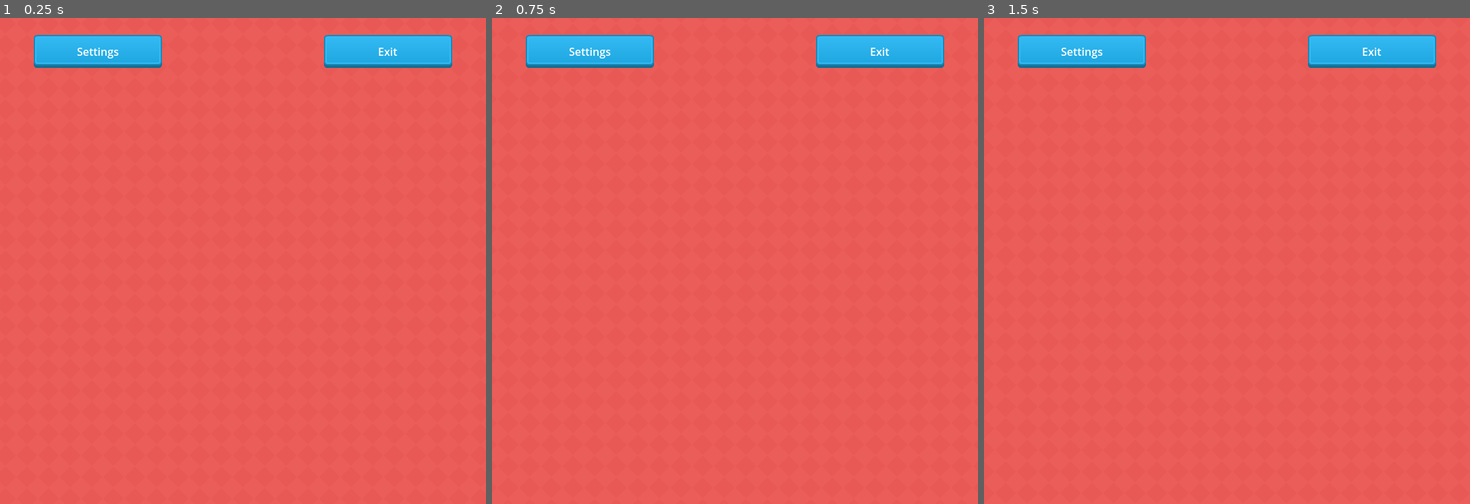
Above: before the commit, frames 1-3 (left to right).
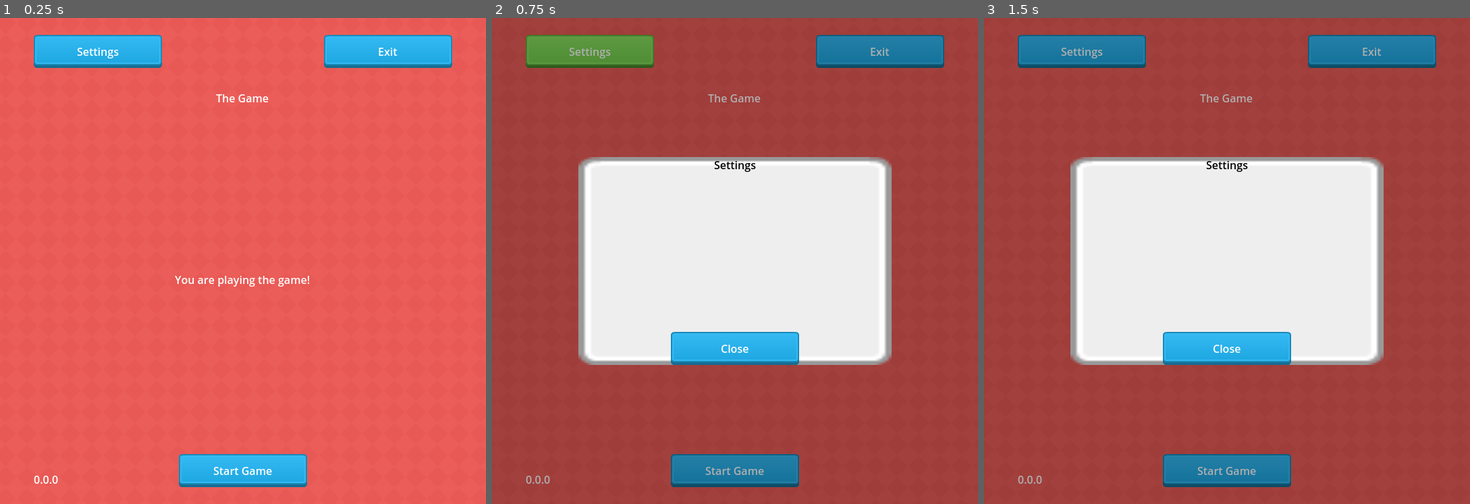
Above: after the commit, the same moments.

Repository: LPGameDevs/Gdko-24-01
Game: Godot game, scene res://Scenes/main.tscn
The game is run twice, just before and just after one commit, with the same random seed, the same clock (stepped at 60 frames per second) and the same inputs.
Inputs (mouse positions are in pixels of both pictures, inside the frame that each line leads up to):
- Up to frame 1 (0.25 s): no input
- Up to frame 2 (0.75 s): click "Settings" at 0.5 s
- Up to frame 3 (1.5 s): click (1227, 469) at 1.25 s, where only the run after the commit has a clickable "Start Game"

The runs differ from the first frame. In frame 1, 2.1% of the frame differs, in the area x 6-64%, y 15-97%; in frame 2, 100%, in the area x 0-100%, y 0-100%; in frame 3, 100%.

Commit message:
By yanniboi: HTML export and some more layout cleanup.

Diff:
--- a/Scenes/game.tscn
+++ b/Scenes/game.tscn
@@ -1,3 +1,63 @@
-[gd_scene format=3 uid="uid://ql7461nfguw8"]
+[gd_scene load_steps=5 format=3 uid="uid://ql7461nfguw8"]
 
-[node name="Game" type="Node"]
+[ext_resource type="Script" path="res://Scripts/Scenes/game.gd" id="1_3bnbm"]
+[ext_resource type="Texture2D" uid="uid://bv81p68fj6r04" path="res://Assets/UI/blue_button04.png" id="1_7ypvr"]
+[ext_resource type="Texture2D" uid="uid://jc3pg4pbikyr" path="res://Assets/UI/grey_button04.png" id="2_4yt4d"]
+[ext_resource type="Texture2D" uid="uid://doag8tkhrgyl" path="res://Assets/UI/green_button04.png" id="3_6j4hf"]
+
+[node name="Game" type="CanvasLayer"]
+script = ExtResource("1_3bnbm")
+
+[node name="MarginContainer" type="MarginContainer" parent="."]
+anchors_preset = 15
+anchor_right = 1.0
+anchor_bottom = 1.0
+grow_horizontal = 2
+grow_vertical = 2
+theme_override_constants/margin_left = 50
+theme_override_constants/margin_top = 25
+theme_override_constants/margin_right = 50
+theme_override_constants/margin_bottom = 25
+
+[node name="QuitButton" type="TextureButton" parent="MarginContainer"]
+layout_mode = 2
+size_flags_horizontal = 8
+size_flags_vertical = 0
+texture_normal = ExtResource("1_7ypvr")
+texture_pressed = ExtResource("2_4yt4d")
+texture_hover = ExtResource("3_6j4hf")
+texture_disabled = ExtResource("2_4yt4d")
+
+[node name="Label" type="Label" parent="MarginContainer/QuitButton"]
+layout_mode = 1
+anchors_preset = 15
+anchor_right = 1.0
+anchor_bottom = 1.0
+grow_horizontal = 2
+grow_vertical = 2
+text = "Quit"
+horizontal_alignment = 1
+vertical_alignment = 1
+
+[node name="SettingsButton" type="TextureButton" parent="MarginContainer"]
+layout_mode = 2
+size_flags_horizontal = 0
+size_flags_vertical = 0
+texture_normal = ExtResource("1_7ypvr")
+texture_pressed = ExtResource("2_4yt4d")
+texture_hover = ExtResource("3_6j4hf")
+texture_disabled = ExtResource("2_4yt4d")
+
+[node name="Label" type="Label" parent="MarginContainer/SettingsButton"]
+layout_mode = 1
+anchors_preset = 15
+anchor_right = 1.0
+anchor_bottom = 1.0
+grow_horizontal = 2
+grow_vertical = 2
+text = "Settings"
+horizontal_alignment = 1
+vertical_alignment = 1
+
+[connection signal="pressed" from="MarginContainer/QuitButton" to="." method="_on_quit_button_pressed"]
+[connection signal="pressed" from="MarginContainer/SettingsButton" to="." method="_on_settings_button_pressed"]
--- a/Scenes/main.tscn
+++ b/Scenes/main.tscn
@@ -6,9 +6,6 @@
 [ext_resource type="PackedScene" uid="uid://d34pkeru2e0h6" path="res://Scenes/settings.tscn" id="2_kanj3"]
 [ext_resource type="Material" uid="uid://bt265aflo0dth" path="res://Shaders/scroll_material.tres" id="2_oyhgu"]
 [ext_resource type="PackedScene" uid="uid://ql7461nfguw8" path="res://Scenes/game.tscn" id="3_be6n8"]
-[ext_resource type="Texture2D" uid="uid://bv81p68fj6r04" path="res://Assets/UI/blue_button04.png" id="5_ssfuo"]
-[ext_resource type="Texture2D" uid="uid://doag8tkhrgyl" path="res://Assets/UI/green_button04.png" id="6_80uae"]
-[ext_resource type="Texture2D" uid="uid://jc3pg4pbikyr" path="res://Assets/UI/grey_button04.png" id="7_cwvwc"]
 
 [node name="Main" type="Node"]
 script = ExtResource("1_y02bk")
@@ -32,66 +29,11 @@
 grow_vertical = 2
 color = Color(1, 0.0901961, 0.0588235, 0.611765)
 
-[node name="GUI" type="CanvasLayer" parent="."]
-layer = 0
-
-[node name="MarginContainer" type="MarginContainer" parent="GUI"]
-anchors_preset = 15
-anchor_right = 1.0
-anchor_bottom = 1.0
-grow_horizontal = 2
-grow_vertical = 2
-theme_override_constants/margin_left = 50
-theme_override_constants/margin_top = 25
-theme_override_constants/margin_right = 50
-theme_override_constants/margin_bottom = 25
-
-[node name="SettingsButton" type="TextureButton" parent="GUI/MarginContainer"]
-layout_mode = 2
-size_flags_horizontal = 0
-size_flags_vertical = 0
-texture_normal = ExtResource("5_ssfuo")
-texture_pressed = ExtResource("7_cwvwc")
-texture_hover = ExtResource("6_80uae")
-texture_disabled = ExtResource("7_cwvwc")
-
-[node name="Label" type="Label" parent="GUI/MarginContainer/SettingsButton"]
-layout_mode = 1
-anchors_preset = 15
-anchor_right = 1.0
-anchor_bottom = 1.0
-grow_horizontal = 2
-grow_vertical = 2
-text = "Settings"
-horizontal_alignment = 1
-vertical_alignment = 1
-
-[node name="ExitButton" type="TextureButton" parent="GUI/MarginContainer"]
-layout_mode = 2
-size_flags_horizontal = 8
-size_flags_vertical = 0
-texture_normal = ExtResource("5_ssfuo")
-texture_pressed = ExtResource("7_cwvwc")
-texture_hover = ExtResource("6_80uae")
-texture_disabled = ExtResource("7_cwvwc")
-
-[node name="Label" type="Label" parent="GUI/MarginContainer/ExitButton"]
-layout_mode = 1
-anchors_preset = 15
-anchor_right = 1.0
-anchor_bottom = 1.0
-grow_horizontal = 2
-grow_vertical = 2
-text = "Exit"
-horizontal_alignment = 1
-vertical_alignment = 1
-
 [node name="Menu" parent="." instance=ExtResource("1_cmx5q")]
 
-[node name="Settings" parent="." instance=ExtResource("2_kanj3")]
+[node name="Game" parent="." instance=ExtResource("3_be6n8")]
 visible = false
 
-[node name="Game" parent="." instance=ExtResource("3_be6n8")]
-
-[connection signal="pressed" from="GUI/MarginContainer/SettingsButton" to="." method="_on_settings_button_pressed"]
-[connection signal="pressed" from="GUI/MarginContainer/ExitButton" to="." method="_on_exit_button_pressed"]
+[node name="Settings" parent="." instance=ExtResource("2_kanj3")]
+layer = 2
+visible = false
--- a/Scenes/menu.tscn
+++ b/Scenes/menu.tscn
@@ -1,9 +1,117 @@
-[gd_scene format=3 uid="uid://i5qf35t5xuue"]
+[gd_scene load_steps=5 format=3 uid="uid://i5qf35t5xuue"]
 
-[node name="Menu" type="Control"]
-layout_mode = 3
+[ext_resource type="Texture2D" uid="uid://bv81p68fj6r04" path="res://Assets/UI/blue_button04.png" id="1_enm4n"]
+[ext_resource type="Script" path="res://Scripts/Scenes/menu.gd" id="1_kch26"]
+[ext_resource type="Texture2D" uid="uid://jc3pg4pbikyr" path="res://Assets/UI/grey_button04.png" id="2_o2c67"]
+[ext_resource type="Texture2D" uid="uid://doag8tkhrgyl" path="res://Assets/UI/green_button04.png" id="3_8sq3w"]
+
+[node name="Menu" type="CanvasLayer"]
+script = ExtResource("1_kch26")
+
+[node name="MarginContainer" type="MarginContainer" parent="."]
 anchors_preset = 15
 anchor_right = 1.0
 anchor_bottom = 1.0
 grow_horizontal = 2
 grow_vertical = 2
+theme_override_constants/margin_left = 50
+theme_override_constants/margin_top = 25
+theme_override_constants/margin_right = 50
+theme_override_constants/margin_bottom = 25
+
+[node name="VBoxContainer" type="VBoxContainer" parent="MarginContainer"]
+layout_mode = 2
+
+[node name="TopButtons" type="HBoxContainer" parent="MarginContainer/VBoxContainer"]
+layout_mode = 2
+alignment = 1
+
+[node name="SettingsButton" type="TextureButton" parent="MarginContainer/VBoxContainer/TopButtons"]
+layout_mode = 2
+size_flags_horizontal = 2
+size_flags_vertical = 0
+texture_normal = ExtResource("1_enm4n")
+texture_pressed = ExtResource("2_o2c67")
+texture_hover = ExtResource("3_8sq3w")
+texture_disabled = ExtResource("2_o2c67")
+
+[node name="Label" type="Label" parent="MarginContainer/VBoxContainer/TopButtons/SettingsButton"]
+layout_mode = 1
+anchors_preset = 15
+anchor_right = 1.0
+anchor_bottom = 1.0
+grow_horizontal = 2
+grow_vertical = 2
+text = "Settings"
+horizontal_alignment = 1
+vertical_alignment = 1
+
+[node name="ExitButton" type="TextureButton" parent="MarginContainer/VBoxContainer/TopButtons"]
+layout_mode = 2
+size_flags_horizontal = 10
+size_flags_vertical = 0
+texture_normal = ExtResource("1_enm4n")
+texture_pressed = ExtResource("2_o2c67")
+texture_hover = ExtResource("3_8sq3w")
+texture_disabled = ExtResource("2_o2c67")
+
+[node name="Label" type="Label" parent="MarginContainer/VBoxContainer/TopButtons/ExitButton"]
+layout_mode = 1
+anchors_preset = 15
+anchor_right = 1.0
+anchor_bottom = 1.0
+grow_horizontal = 2
+grow_vertical = 2
+text = "Exit"
+horizontal_alignment = 1
+vertical_alignment = 1
+
+[node name="_spacer" type="Control" parent="MarginContainer/VBoxContainer"]
+custom_minimum_size = Vector2(0, 25)
+layout_mode = 2
+
+[node name="Title" type="Label" parent="MarginContainer/VBoxContainer"]
+layout_mode = 2
+text = "The Game"
+horizontal_alignment = 1
+vertical_alignment = 1
+
+[node name="Description" type="Label" parent="MarginContainer/VBoxContainer"]
+layout_mode = 2
+size_flags_vertical = 6
+text = "You are playing the game!"
+horizontal_alignment = 1
+vertical_alignment = 1
+
+[node name="BottomButtons" type="HBoxContainer" parent="MarginContainer/VBoxContainer"]
+layout_mode = 2
+size_flags_vertical = 8
+alignment = 1
+
+[node name="StartButton" type="TextureButton" parent="MarginContainer/VBoxContainer/BottomButtons"]
+layout_mode = 2
+texture_normal = ExtResource("1_enm4n")
+texture_pressed = ExtResource("2_o2c67")
+texture_hover = ExtResource("3_8sq3w")
+
+[node name="Label" type="Label" parent="MarginContainer/VBoxContainer/BottomButtons/StartButton"]
+layout_mode = 1
+anchors_preset = 15
+anchor_right = 1.0
+anchor_bottom = 1.0
+grow_horizontal = 2
+grow_vertical = 2
+text = "Start Game"
+horizontal_alignment = 1
+vertical_alignment = 1
+
+[node name="Version" type="Label" parent="MarginContainer"]
+layout_mode = 2
+size_flags_horizontal = 0
+size_flags_vertical = 8
+text = "0.0.0"
+vertical_alignment = 1
+
+[connection signal="pressed" from="MarginContainer/VBoxContainer/TopButtons/SettingsButton" to="." method="_on_settings_button_pressed"]
+[connection signal="pressed" from="MarginContainer/VBoxContainer/TopButtons/ExitButton" to="." method="_on_exit_button_pressed"]
+[connection signal="pressed" from="MarginContainer/VBoxContainer/BottomButtons/StartButton" to="." method="_on_start_button_pressed"]
--- /dev/null
+++ b/Scripts/Scenes/game.gd
@@ -0,0 +1,7 @@
+extends CanvasLayer
+
+func _on_settings_button_pressed():
+	SignalManager.ToggleSettings.emit();
+
+func _on_quit_button_pressed():
+	SignalManager.QuitGame.emit();
--- a/Scripts/Scenes/main.gd
+++ b/Scripts/Scenes/main.gd
@@ -1,8 +1,16 @@
 extends Node
 
-func _on_exit_button_pressed():
-	get_tree().quit();
+@onready var menu = $Menu
+@onready var game = $Game
 
+func _ready():
+	SignalManager.StartGame.connect(_on_start_game);
+	SignalManager.QuitGame.connect(_on_quit_game);
 
-func _on_settings_button_pressed():
-	SignalManager.ToggleSettings.emit();
+func _on_start_game() -> void :
+	menu.visible = false;
+	game.visible = true;
+
+func _on_quit_game() -> void :
+	menu.visible = true;
+	game.visible = false;
--- /dev/null
+++ b/Scripts/Scenes/menu.gd
@@ -0,0 +1,10 @@
+extends CanvasLayer
+
+func _on_exit_button_pressed():
+	get_tree().quit();
+
+func _on_settings_button_pressed():
+	SignalManager.ToggleSettings.emit();
+
+func _on_start_button_pressed():
+	SignalManager.StartGame.emit();
--- a/Scripts/Singletons/SignalManager.gd
+++ b/Scripts/Singletons/SignalManager.gd
@@ -1,3 +1,8 @@
 extends Node
 
+# UI
 signal ToggleSettings();
+
+# Game setup
+signal StartGame();
+signal QuitGame();
--- a/project.godot
+++ b/project.godot
@@ -23,6 +23,7 @@
 
 window/size/viewport_width=720
 window/size/viewport_height=720
+window/size/resizable=false
 window/stretch/mode="canvas_items"
 window/handheld/orientation=6
 
Not shown: 1 places in Scenes/main.tscn that only renumber resources
Not shown, added: export_presets.cfg
Not shown, changed: .gitignore
Not shown, added: Templates/WebExport/gdko.html
